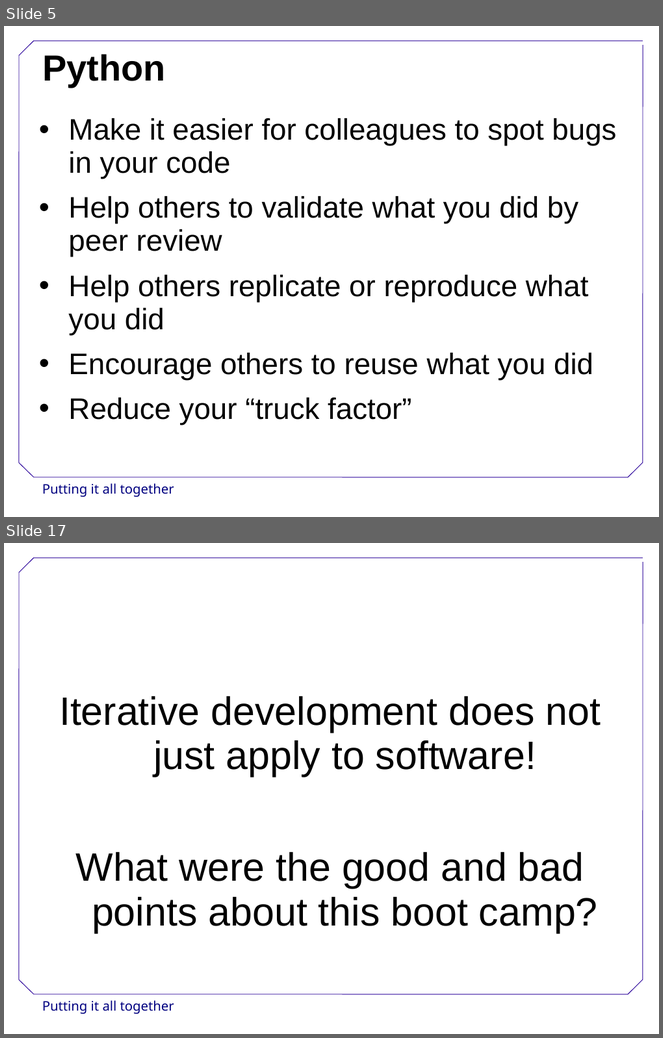
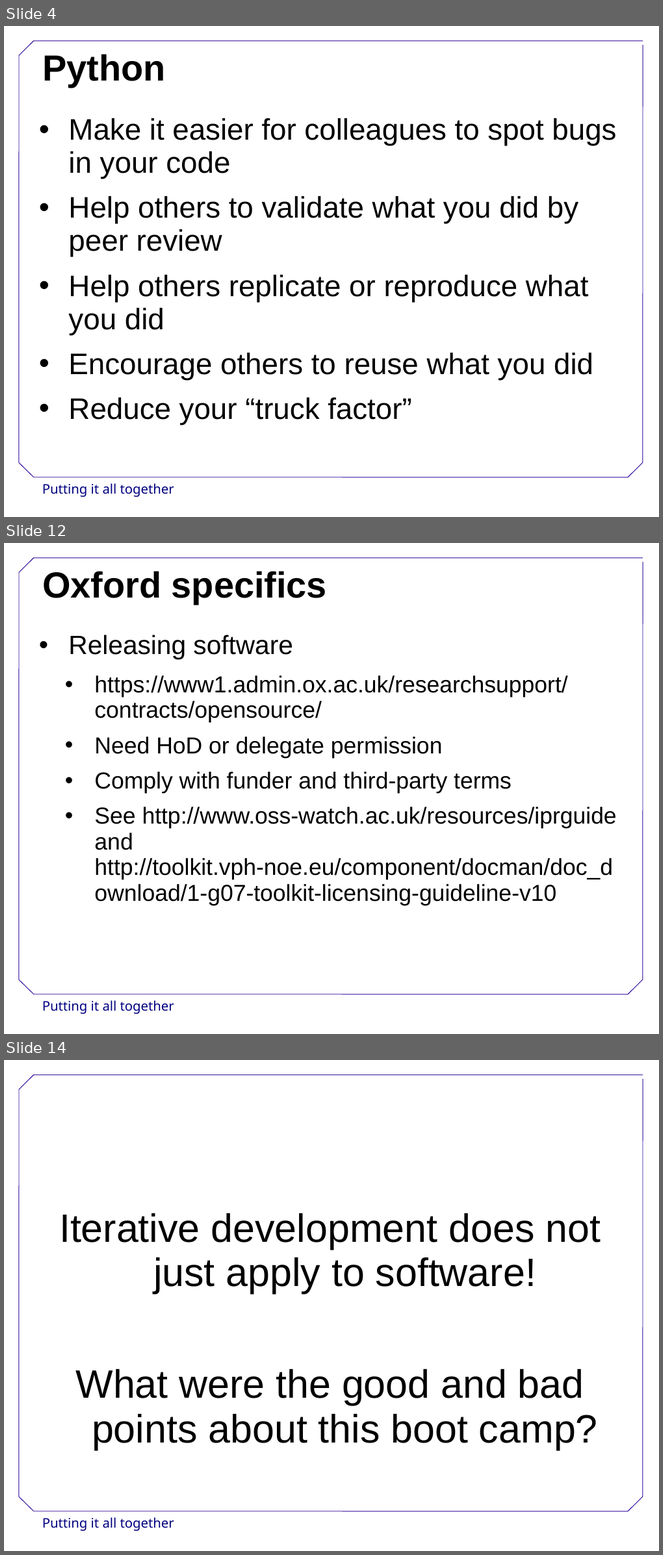
Before and after one commit to swcarpentry/DEPRECATED-boot-camps, a slide deck: slides/PuttingItAllTogether.ppt. Shown one above the other, each under a label of ours: slides 5 and 17 before the commit, slides 4, 12 and 14 after it; the slides between them are not shown. The pictures are 663x1038 and 663x1555 pixels, drawn with LibreOffice and Linux fonts; fonts in the diff are those of the drawing; background and template pictures are left out. Boxes give left, top, right and bottom in pixels: in the first picture for what was removed or moved away, otherwise in the second. Text is boxed around its words. In the diff, an @@ line names an element or a change of style, - is before the commit and + after.

```diff
--- a/slides/PuttingItAllTogether.ppt
+++ b/slides/PuttingItAllTogether.ppt
@@ slide 12 added at (4,543,659,1034), background #FFFFFF; not listed: 9 template elements that a slide beside it also shows @@
@@ title added at (42,571,327,604), 44 pt, text #000000, bold @@
+Oxford specifics
@@ text added at (68,635,617,906), 28 pt, text #000000 @@
+• Releasing software
+  • https://www1.admin.ox.ac.uk/researchsupport/contracts/opensource/
+  • Need HoD or delegate permission
+  • Comply with funder and third-party terms
+  • See http://www.oss-watch.ac.uk/resources/iprguide and http://toolkit.vph-noe.eu/component/docman/doc_download/1-g07-toolkit-licensing-guideline-v10
@@ what was slide 5 is now slide 4 @@
@@ what was slide 17 is now slide 14 @@
```
Also in this commit, not shown: 5 slides changed, 5 other slides added, 11 slides removed, 6 other files.
